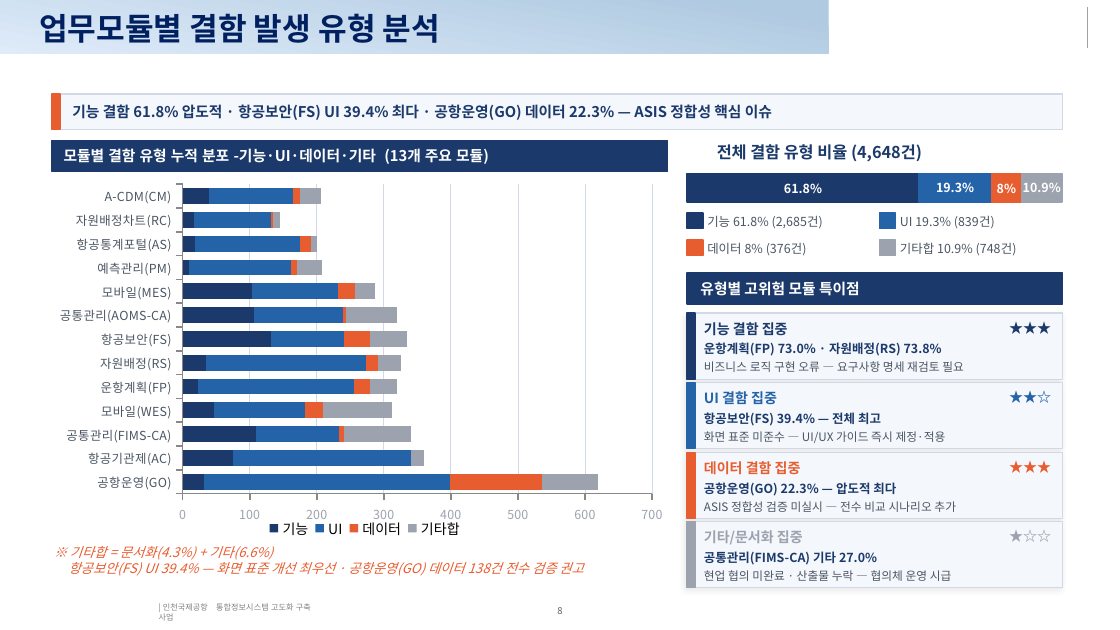
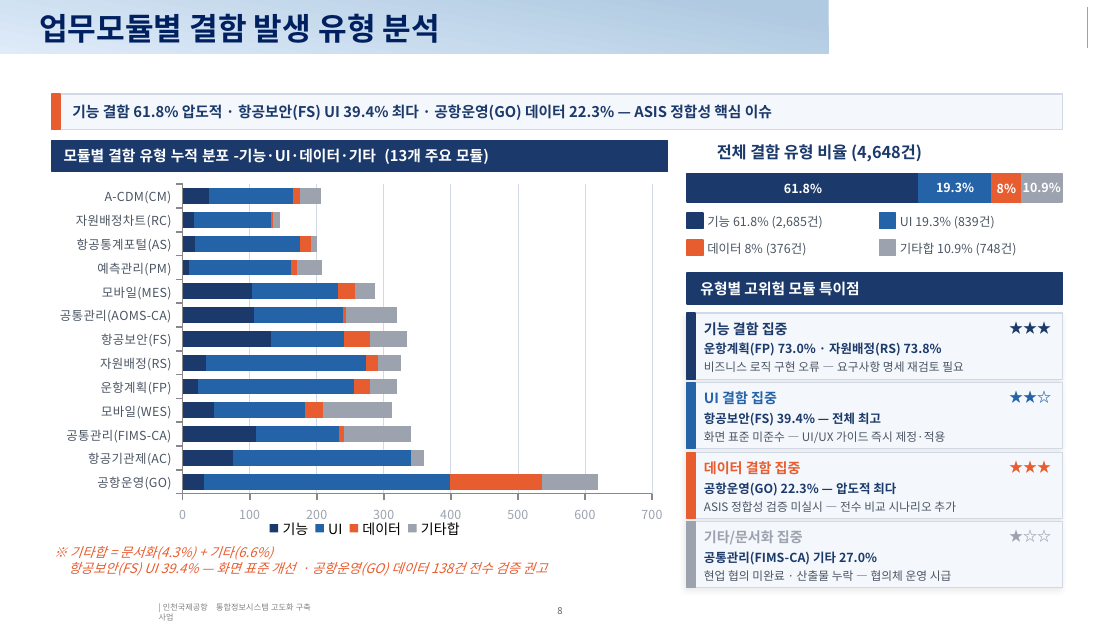
Before and after one commit to kechristal/iiac, a slide deck: slide 8 of 결함분석_종합보고서_최종.pptx. Drawn at 1120x630 pixels with LibreOffice and Linux fonts; fonts in the diff are those of the drawing; background and template pictures are left out. Boxes give left, top, right and bottom in pixels: in the first picture for what was removed or moved away, otherwise in the second. Text is boxed around its words. In the diff, an @@ line names an element or a change of style, - is before the commit and + after.

```diff
--- a/결함분석_종합보고서_최종.pptx
+++ b/결함분석_종합보고서_최종.pptx
@@ text at bbox=[69, 559, 547, 576]: text changed @@
-항공보안(FS) UI 39.4% — 화면 표준 개선 최우선 · 공항운영(GO) 데이터 138건 전수 검증 권고
+항공보안(FS) UI 39.4% — 화면 표준 개선 · 공항운영(GO) 데이터 138건 전수 검증 권고
```
Also in this commit, not shown: 15 other slides changed, 1 other file.
